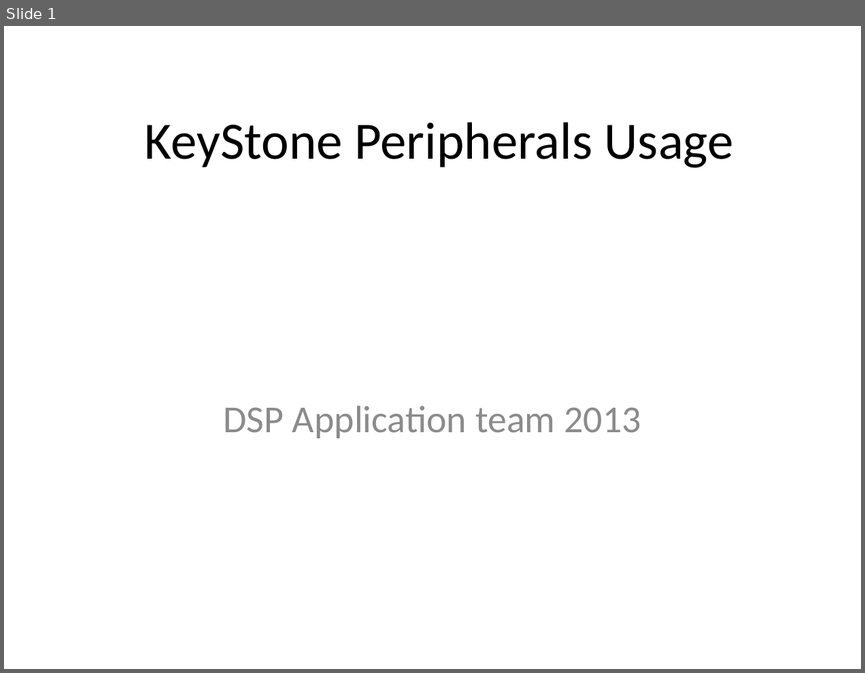
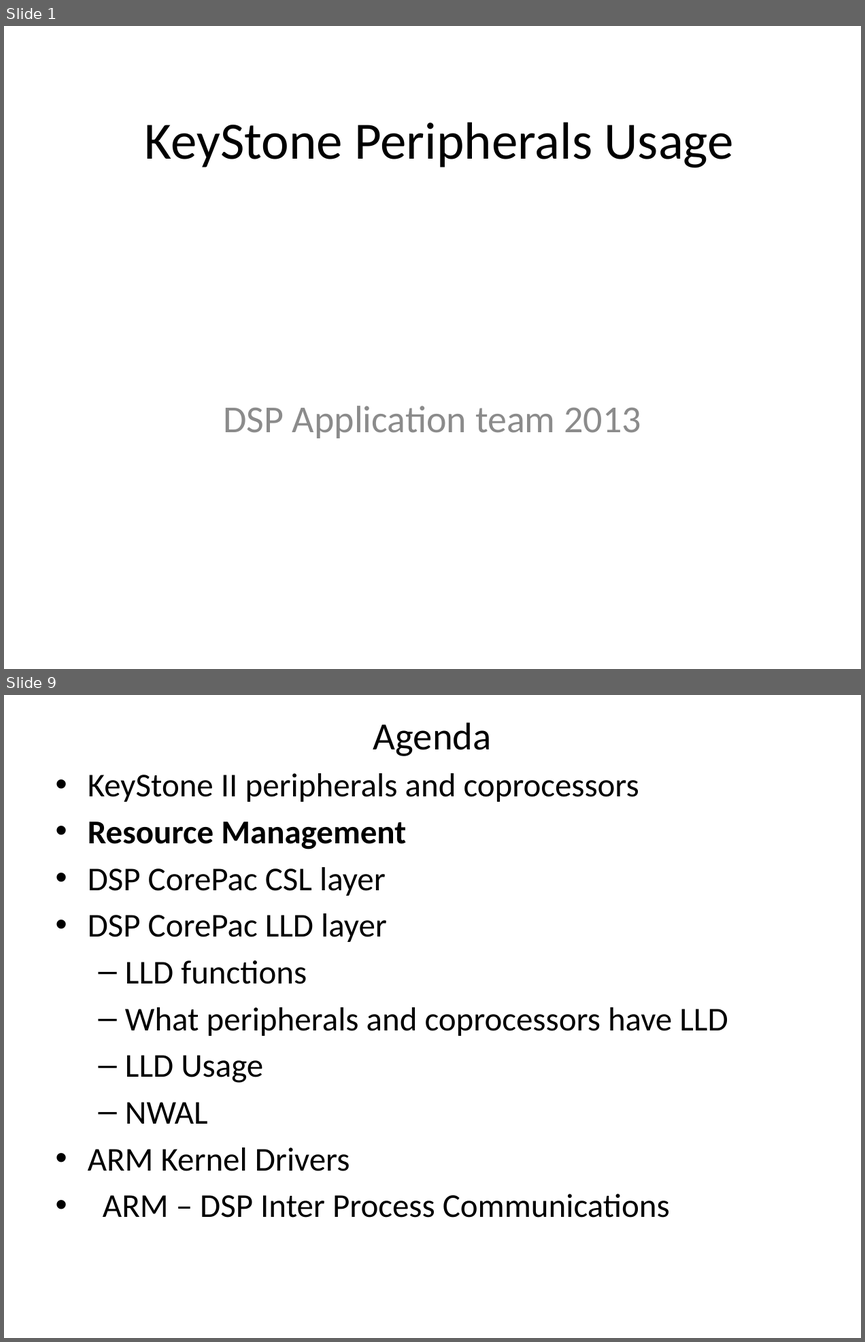
Before and after one commit to hari1989/keystone-workshop, a slide deck: preliminary/Working/presentations/KeyStone Peripherals Usage.pptx. Shown one above the other, each under a label of ours: slide 1 before the commit, slides 1 and 9 after it; the slides between them are not shown. The pictures are 865x673 and 865x1342 pixels, drawn with LibreOffice and Linux fonts; fonts in the diff are those of the drawing. Boxes give left, top, right and bottom in pixels: in the first picture for what was removed or moved away, otherwise in the second. Text is boxed around its words. In the diff, an @@ line names an element or a change of style, - is before the commit and + after.

```diff
--- a/preliminary/Working/presentations/KeyStone Peripherals Usage.pptx
+++ b/preliminary/Working/presentations/KeyStone Peripherals Usage.pptx
@@ slide 9 added at <box>4,695,861,1338</box>, background #FFFFFF @@
@@ title added at <box>373,722,492,756</box>, 32.4 pt, text #000000 @@
+Agenda
@@ text added at <box>88,773,728,1217</box>, 28 pt, text #000000 @@
+• KeyStone II peripherals and coprocessors
+• Resource Management
+• DSP CorePac CSL layer
+• DSP CorePac LLD layer
+  – LLD functions
+  – What peripherals and coprocessors have LLD
+  – LLD Usage
+  – NWAL
+• ARM Kernel Drivers
+• ARM – DSP Inter Process Communications
```
Also in this commit, not shown: 1 slide changed, 86 other slides added.
